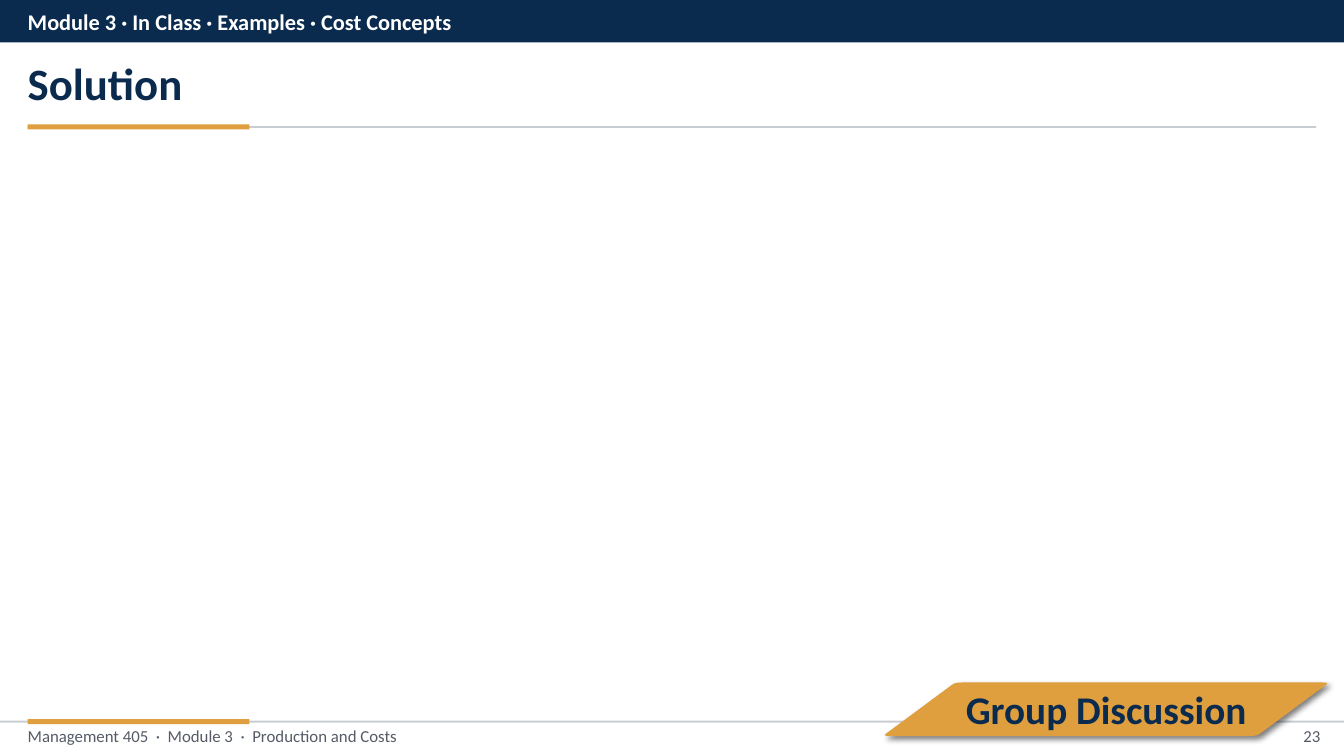
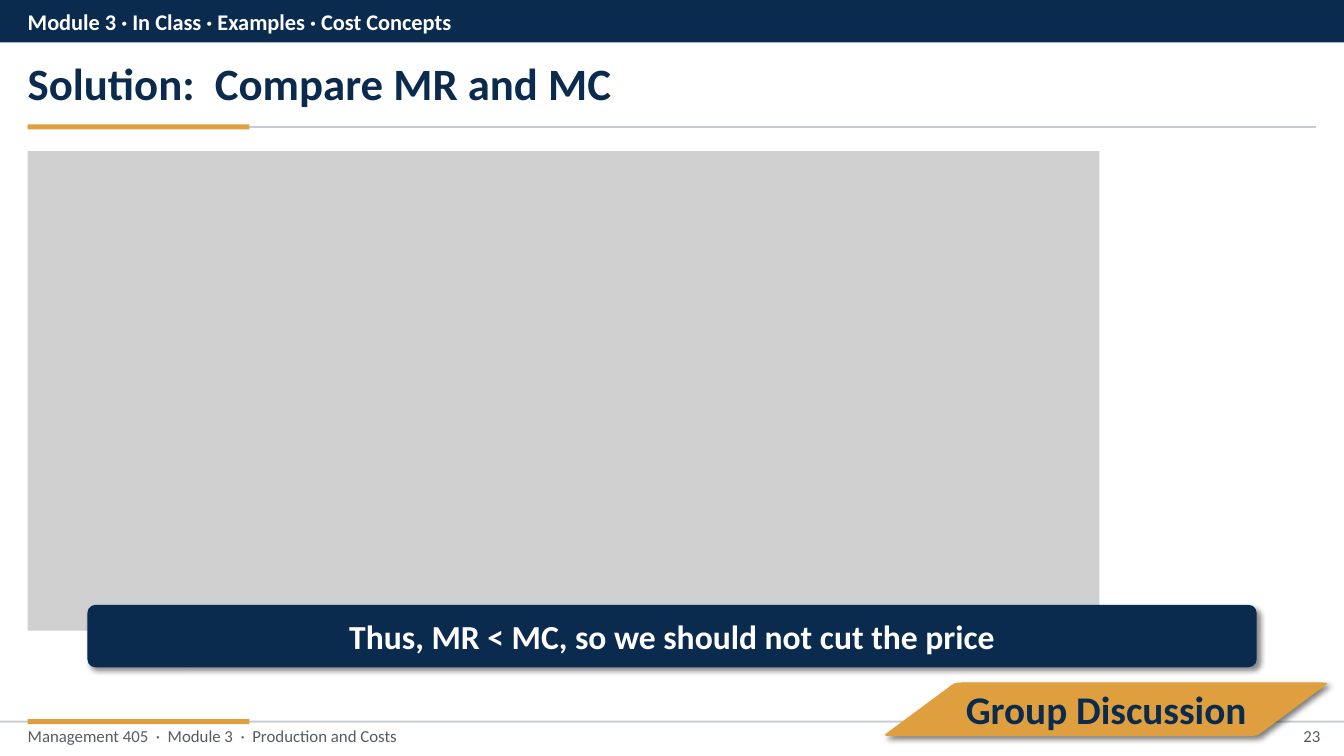
Before and after one commit to nvoigtla/MGMT-405-EMBA, a slide deck: slide 23 of inclass/Module-3-In-Class-EMBA-Slides.pptx. Drawn at 1344x756 pixels with LibreOffice and Linux fonts; fonts in the diff are those of the drawing; grey boxes stand for pictures. Boxes give left, top, right and bottom in pixels: in the first picture for what was removed or moved away, otherwise in the second. Text is boxed around its words. In the diff, an @@ line names an element or a change of style, - is before the commit and + after.

```diff
--- a/inclass/Module-3-In-Class-EMBA-Slides.pptx
+++ b/inclass/Module-3-In-Class-EMBA-Slides.pptx
@@ text at [28, 68, 611, 107]: text changed @@
-Solution
+Solution: Compare MR and MC
@@ picture added at [28, 151, 1100, 631] @@
@@ rounded rectangle added at [88, 605, 1257, 667], fill #0B2B4E, 24 pt, text #FFFFFF, bold @@
+Thus, MR < MC, so we should not cut the price
```
Also in this commit, not shown: 4 other slides changed, 42 other files.
